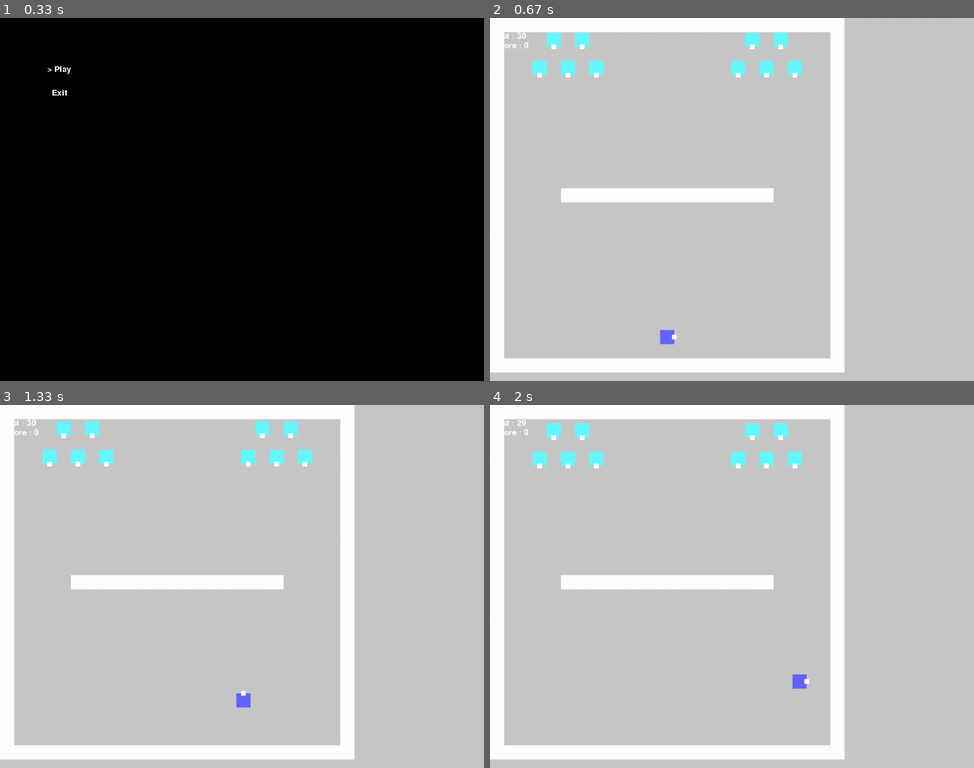
Above: before the commit, frames 1-4 (two rows, left to right).
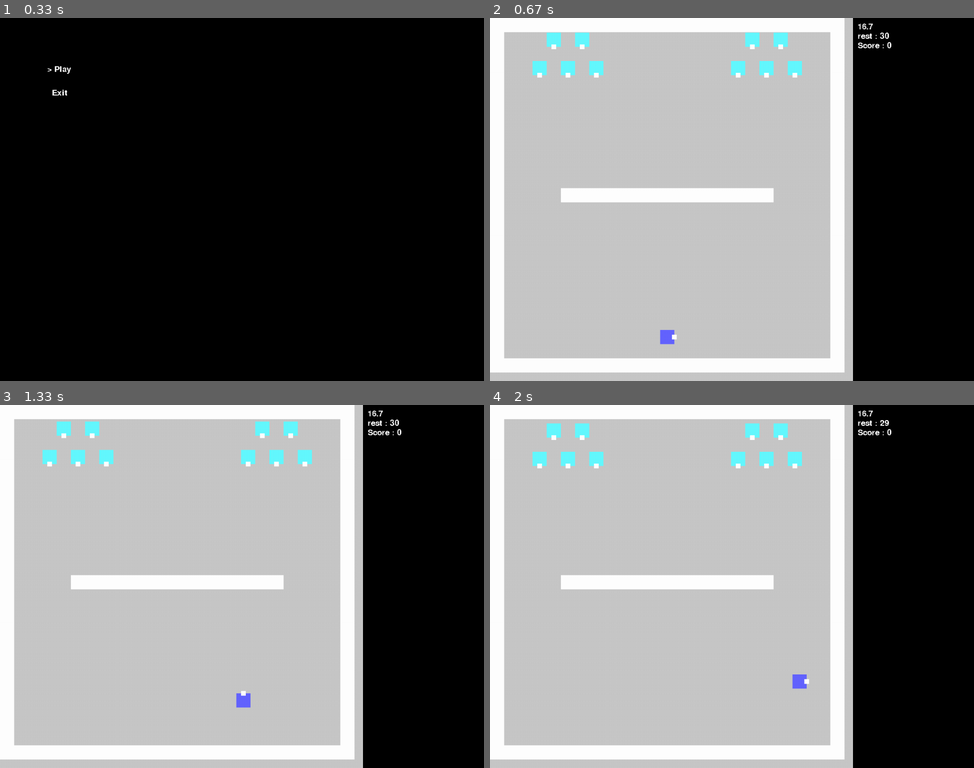
Above: after the commit, the same moments.

Repository: macchan1978/python_game
Game: pygame game, started from pygame_main.py
The game is run twice, just before and just after one commit, with the same random seed, the same clock (stepped at 60 frames per second) and the same inputs.
Inputs:
- Up to frame 1 (0.33 s): no input
- Up to frame 2 (0.67 s): tap Space at 0.33 s
- Up to frame 3 (1.33 s): hold Right 0.67-1.13 s; hold Up from 1.17 s (still down)
- Up to frame 4 (2 s): release Up at 1.47 s; hold Right 1.5-1.97 s

Frame 1 is identical in both runs. In frame 2, 25% of the frame differs, in the area x 2-100%, y 0-100%; in frame 3, 25%; in frame 4, 25%.

Commit message:
ステータス表示領域を作成

Diff:
--- a/defs.py
+++ b/defs.py
@@ -2,3 +2,4 @@
 screen_height = 768
 cell_width = 30
 max_cell_num = 25
+status_x = screen_height
--- a/mode_play.py
+++ b/mode_play.py
@@ -19,7 +19,7 @@
         self.font = pg.font.SysFont("", 25)
         self.map = GameMap()
 
-#        self.player = Player(pos=PosF(200, 200))
+        #        self.player = Player(pos=PosF(200, 200))
 
         self.bullets: list[Bullet] = []
         self.enemies: list[Enemy] = []
@@ -29,11 +29,11 @@
                 if cell == 0:
                     pass
                 elif cell == 1:
-                    self.walls.append(Wall(PosF((x+0.5)*defs.cell_width, (y+0.5)*defs.cell_width)))
+                    self.walls.append(Wall(PosF((x + 0.5) * defs.cell_width, (y + 0.5) * defs.cell_width)))
                 elif cell == 2:
-                    self.player = Player(PosF((x+0.5)*defs.cell_width, (y+0.5)*defs.cell_width))
+                    self.player = Player(PosF((x + 0.5) * defs.cell_width, (y + 0.5) * defs.cell_width))
                 elif cell == 3:
-                    self.enemies.append(Enemy(PosF((x+0.5)*defs.cell_width, (y+0.5)*defs.cell_width)))
+                    self.enemies.append(Enemy(PosF((x + 0.5) * defs.cell_width, (y + 0.5) * defs.cell_width)))
 
         self.tpc_start = time.perf_counter()
         self.tpc = [time.perf_counter(), 0]
@@ -87,9 +87,10 @@
         disp_frame_rate = self.font.render(f'{tpc_ms:.3g}', False, (255, 255, 255))
         disp_rest_sec = self.font.render(f'rest : {rest_sec}', False, (255, 255, 255))
         disp_score = self.font.render(f'Score : {self.score}', False, (255, 255, 255))
-        screen.blit(disp_frame_rate, (10, 10))
-        screen.blit(disp_rest_sec, (10, 30))
-        screen.blit(disp_score, (10, 50))
+        pg.draw.rect(screen,(0,0,0),(defs.status_x,0,defs.screen_width-defs.status_x,defs.screen_height))
+        screen.blit(disp_frame_rate, (defs.status_x + 10, 10))
+        screen.blit(disp_rest_sec, (defs.status_x + 10, 30))
+        screen.blit(disp_score, (defs.status_x + 10, 50))
 
         # TODO : ゲーム終了
         if rest_sec <= 0 or pad.button_escape:
